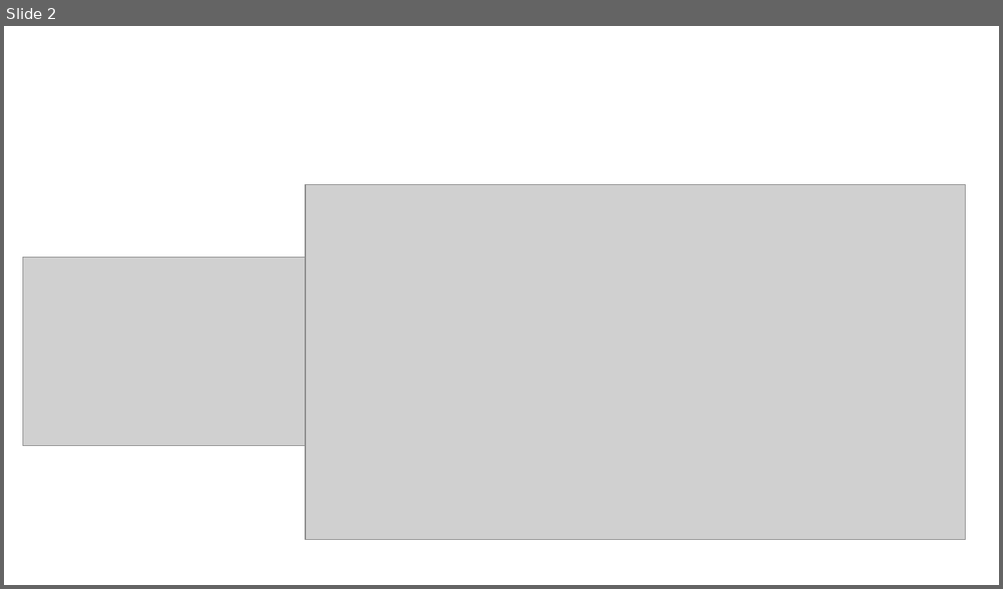
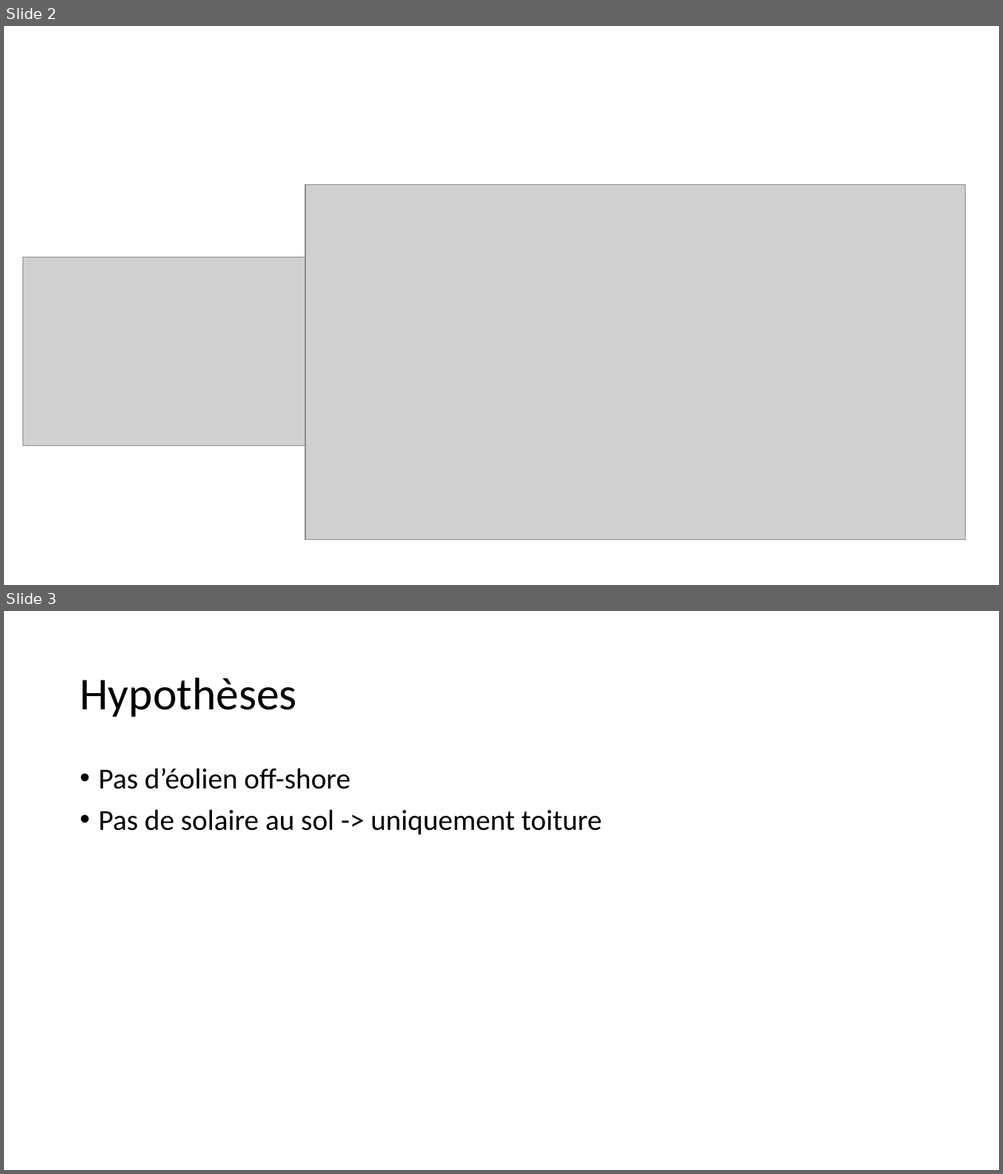
Before and after one commit to cledat/Projet-EA314, a slide deck: rapport.pptx. Shown one above the other, each under a label of ours: slide 2 before the commit, slides 2 and 3 after it. The pictures are 1003x589 and 1003x1174 pixels, drawn with LibreOffice and Linux fonts; fonts in the diff are those of the drawing; grey boxes stand for pictures. Boxes give left, top, right and bottom in pixels: in the first picture for what was removed or moved away, otherwise in the second. Text is boxed around its words. In the diff, an @@ line names an element or a change of style, - is before the commit and + after.

```diff
--- a/rapport.pptx
+++ b/rapport.pptx
@@ slide 3 added at (4, 611, 999, 1170), background #FFFFFF @@
@@ title added at (79, 678, 296, 717), 44 pt, text #000000 @@
+Hypothèses
@@ text added at (99, 768, 602, 835), 28 pt, text #000000 @@
+• Pas d’éolien off-shore
+• Pas de solaire au sol -> uniquement toiture
```
Also in this commit, not shown: 1 other slide added, 1 other file.
